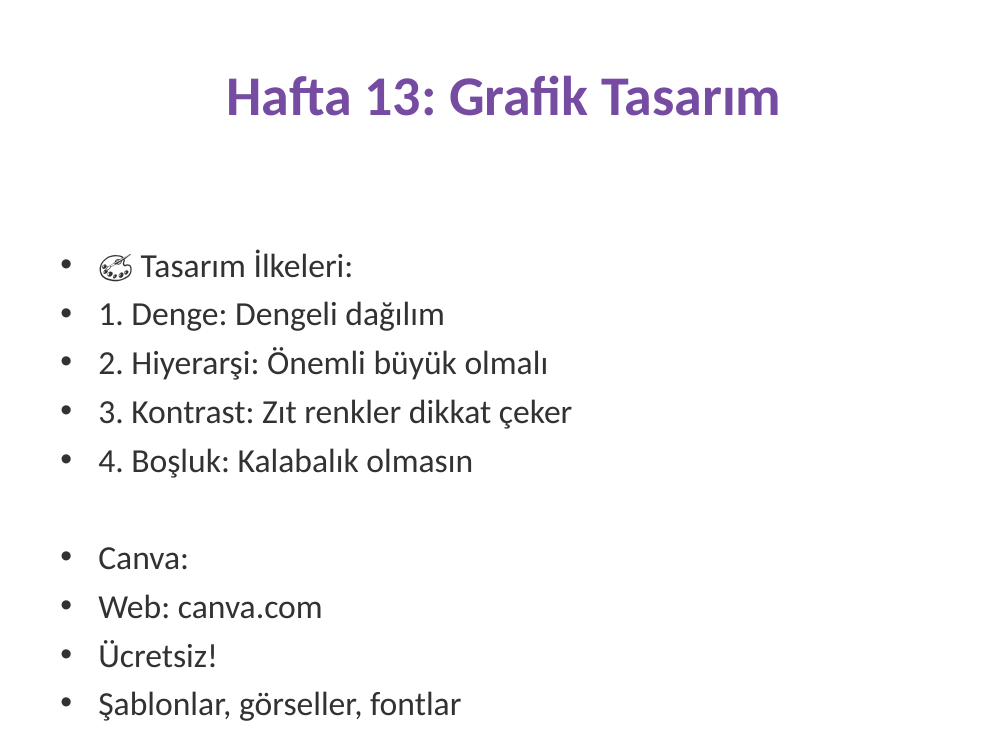
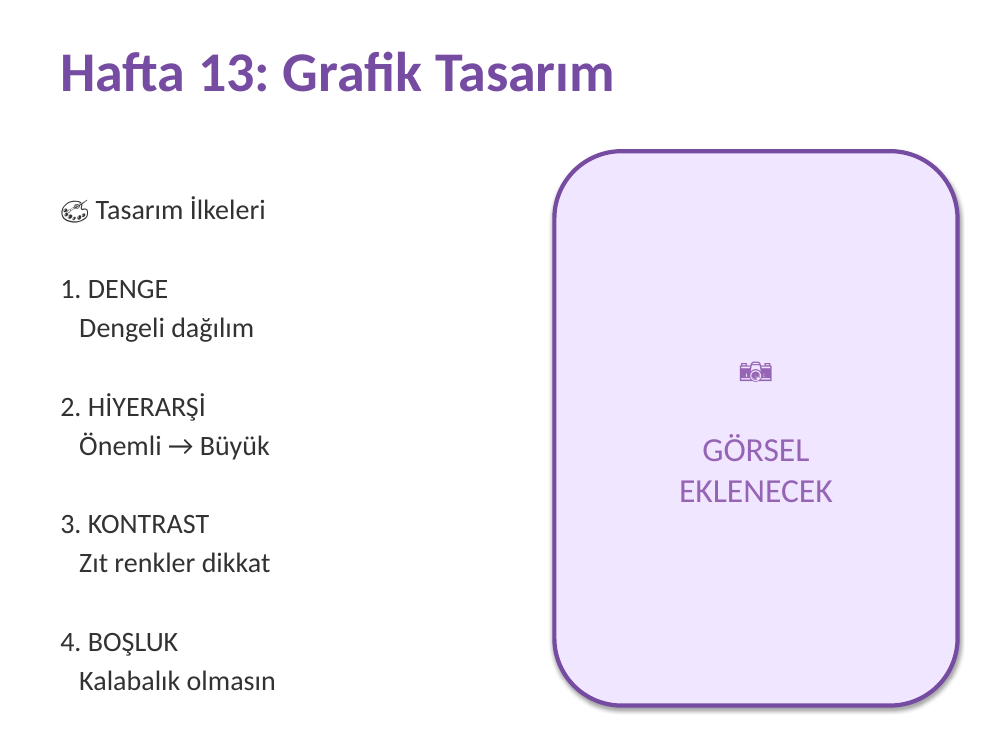
Before and after one commit to fikirkasi-arch/BST, a slide deck: slide 19 of sunumlar/6-SINIF-FULL-SUNUM.pptx (slide 20 before the commit). Drawn at 1008x756 pixels with LibreOffice and Linux fonts; fonts in the diff are those of the drawing. Boxes give left, top, right and bottom in pixels: in the first picture for what was removed or moved away, otherwise in the second. Text is boxed around its words. In the diff, an @@ line names an element or a change of style, - is before the commit and + after.

```diff
--- a/sunumlar/6-SINIF-FULL-SUNUM.pptx
+++ b/sunumlar/6-SINIF-FULL-SUNUM.pptx
@@ text "Hafta 13: Grafik Tasarım" at (x1=60, y1=51, x2=615, y2=92): alignment centre to left; vertical alignment middle to top @@
@@ rounded rectangle added at (x1=554, y1=151, x2=958, y2=706), fill #F0E6FF, outline #764BA2 3 pt, 24 pt, text #9664B4 @@
+📷
+GÖRSEL
+EKLENECEK
@@ text at (x1=60, y1=196, x2=276, y2=690): text changed; size 24 to 20 pt @@
-• 🎨 Tasarım İlkeleri:
-• 1. Denge: Dengeli dağılım
-• 2. Hiyerarşi: Önemli büyük olmalı
-• 3. Kontrast: Zıt renkler dikkat çeker
-• 4. Boşluk: Kalabalık olmasın
-• Canva:
-• Web: canva.com
-• Ücretsiz!
-• Şablonlar, görseller, fontlar
+🎨 Tasarım İlkeleri
+1. DENGE
+Dengeli dağılım
+2. HİYERARŞİ
+Önemli → Büyük
+3. KONTRAST
+Zıt renkler dikkat
+4. BOŞLUK
+Kalabalık olmasın
```
Also in this commit, not shown: 22 other slides changed, 6 slides added, 10 slides removed, 3 other files.
